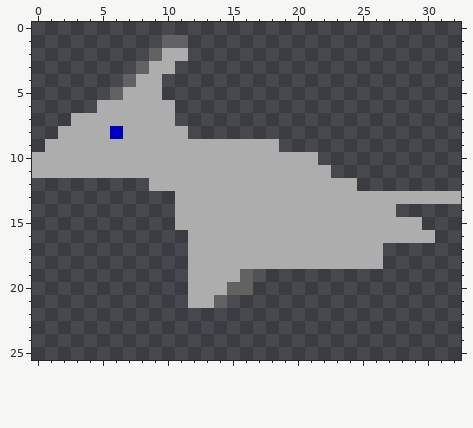
Pixel-art sprite, stored at sprites/airvillan/airvillan2.png. The picture above was drawn from the file before the commit.
The file is 33x26 pixels. Colours within 5 levels of each other are drawn and written as one.
Once edited:
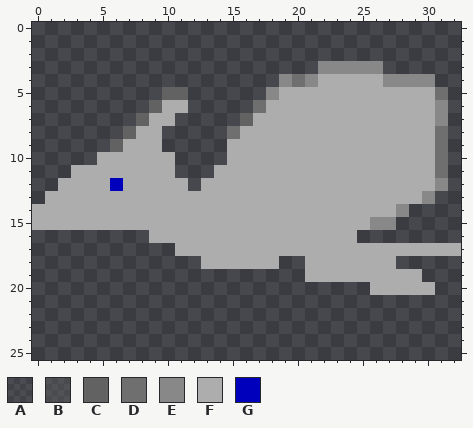
Palette (. is transparent): A #5d5d5d30  B #5e5e5e74  C #626262  D #6f6f6f  E #888888  F #adadad  G #0000bc
The exact change:
@@ x 0..32 @@
  0 .................................
- 1 ..........CC.....................
- 2 .........CFF.....................
- 3 ........CFF......................
- 4 .......CFF.......................
- 5 ......CFFF.......................
- 6 .....FFFFFF......................
- 7 ...FFFFFFFF......................
- 8 ..FFFFGFFFFF.....................
- 9 .FFFFFFFFFFFFFFFFFF..............
-10 FFFFFFFFFFFFFFFFFFFFFF...........
-11 FFFFFFFFFFFFFFFFFFFFFFF..........
-12 .........FFFFFFFFFFFFFFFF........
-13 ...........FFFFFFFFFFFFFFFFFFFFFF
-14 ...........FFFFFFFFFFFFFFFFF.....
-15 ...........FFFFFFFFFFFFFFFFFFF...
-16 ............FFFFFFFFFFFFFFFFFFF..
-17 ............FFFFFFFFFFFFFFF......
-18 ............FFFFFFFFFFFFFFF......
-19 ............FFFFCB...............
-20 ............FFFCC................
-21 ............FFCA.................
+ 1 .................................
+ 2 .................................
+ 3 ......................EEEEE......
+ 4 ...................EDEFFFFFEEEE..
+ 5 ..........CC......EFFFFFFFFFFFFD.
+ 6 .........CFF.....DFFFFFFFFFFFFFE.
+ 7 ........CFF.....CFFFFFFFFFFFFFFE.
+ 8 .......CFF.....DFFFFFFFFFFFFFFFD.
+ 9 ......CFFF.....FFFFFFFFFFFFFFFFD.
+10 .....FFFFFF....FFFFFFFFFFFFFFFFD.
+11 ...FFFFFFFF...FFFFFFFFFFFFFFFFFD.
+12 ..FFFFGFFFFF.FFFFFFFFFFFFFFFFFFE.
+13 .FFFFFFFFFFFFFFFFFFFFFFFFFFFFFE..
+14 FFFFFFFFFFFFFFFFFFFFFFFFFFFFE....
+15 FFFFFFFFFFFFFFFFFFFFFFFFFFEE.....
+16 .........FFFFFFFFFFFFFFFF........
+17 ...........FFFFFFFFFFFFFFFFFFFFFF
+18 .............FFFFFF..FFFFFFF.....
+19 .....................FFFFFFFFF...
+20 ..........................FFFFF..
+21 .................................
 22 .................................
Pixel boxes of the changes (left, top, right, bottom) in both pictures:
changed: (32, 35, 461, 308)
